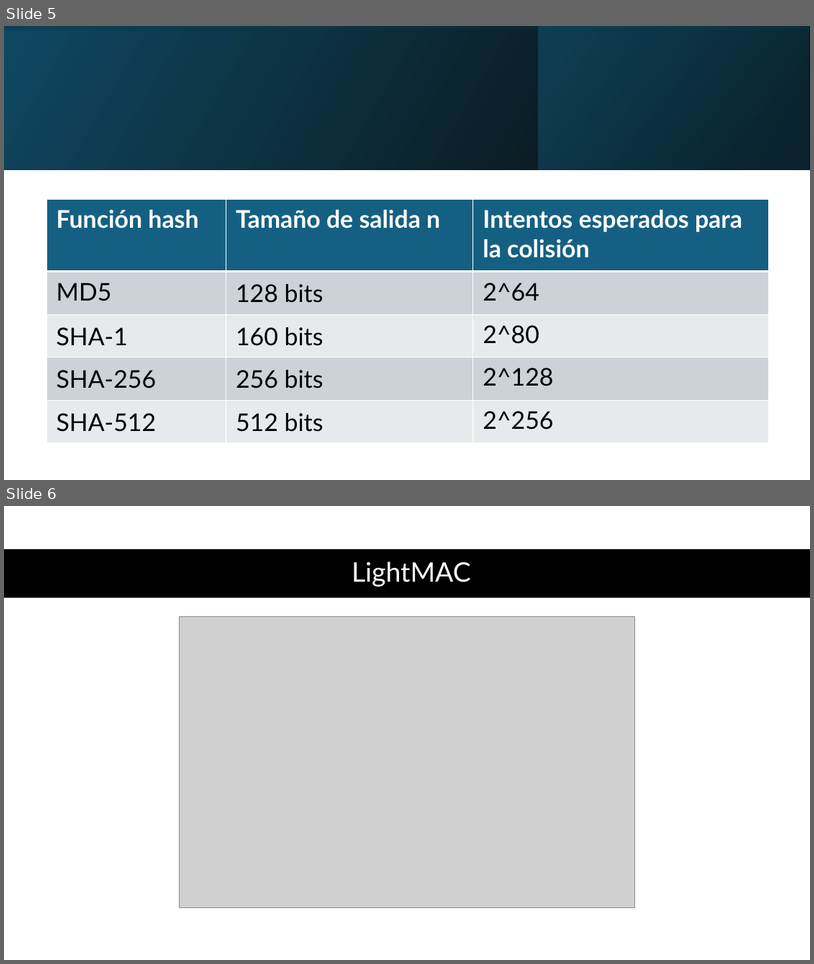
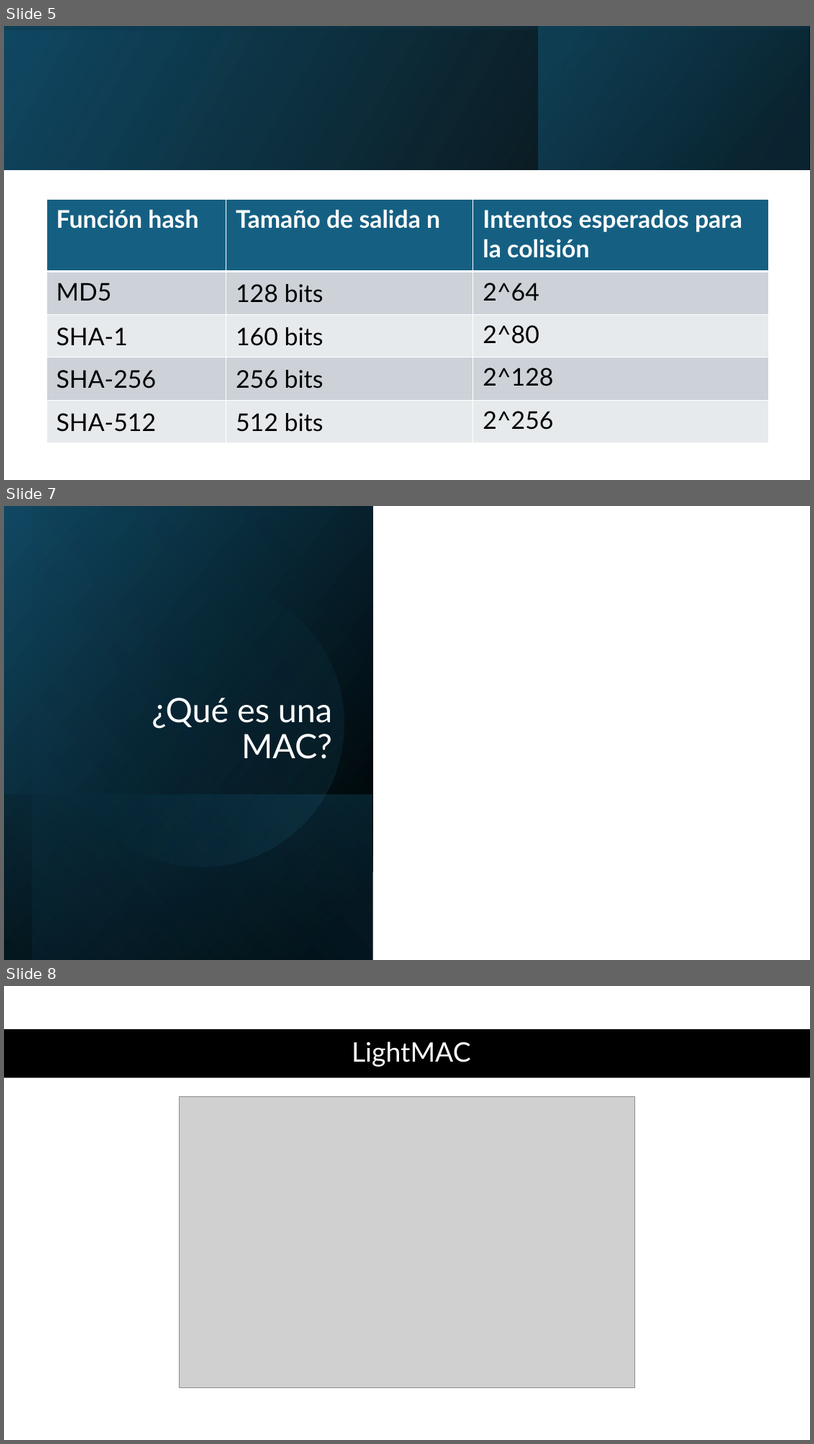
Before and after one commit to AlexPs06/Funciones-hash-vectorizadas, a slide deck: presentacion cripto hash.pptx. Shown one above the other, each under a label of ours: slides 5 and 6 before the commit, slides 5, 7 and 8 after it; the slides between them are not shown. The pictures are 814x964 and 814x1444 pixels, drawn with LibreOffice and Linux fonts; fonts in the diff are those of the drawing; grey boxes stand for pictures. Boxes give left, top, right and bottom in pixels: in the first picture for what was removed or moved away, otherwise in the second. Text is boxed around its words. In the diff, an @@ line names an element or a change of style, - is before the commit and + after.

```diff
--- a/presentacion cripto hash.pptx
+++ b/presentacion cripto hash.pptx
@@ slide 7 added at (4,506,810,960), background #FFFFFF @@
@@ rectangle added at (4,506,373,960), fill gradient #000000 to #104862 @@
@@ rectangle added at (33,506,373,960), fill gradient #000000 to #156082 @@
@@ ellipse added at (33,555,370,892), fill gradient #156082 to #46B1E1 @@
@@ title added at (152,698,332,759), 40 pt, text #FFFFFF @@
+¿Qué es una MAC?
@@ rectangle added at (4,794,373,960), fill gradient #156082 to #000000 @@
@@ what was slide 6 is now slide 8 @@
```
Also in this commit, not shown: 2 slides changed, 2 other slides added, 1 other file.
